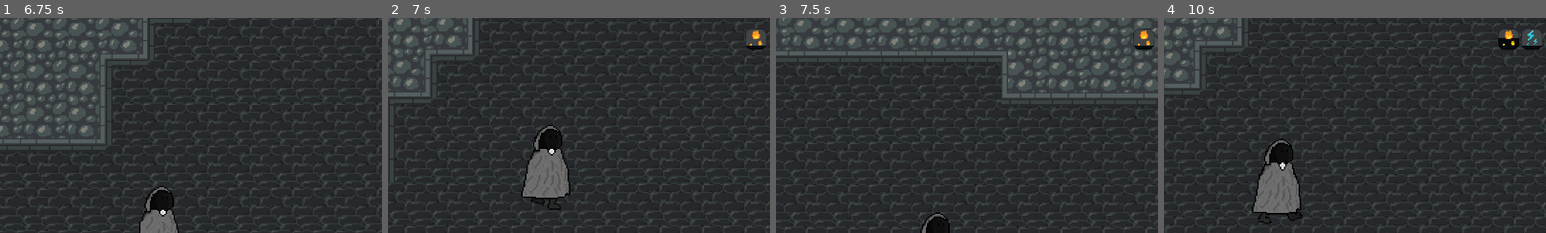
Above: before the commit, frames 1-4 (left to right).
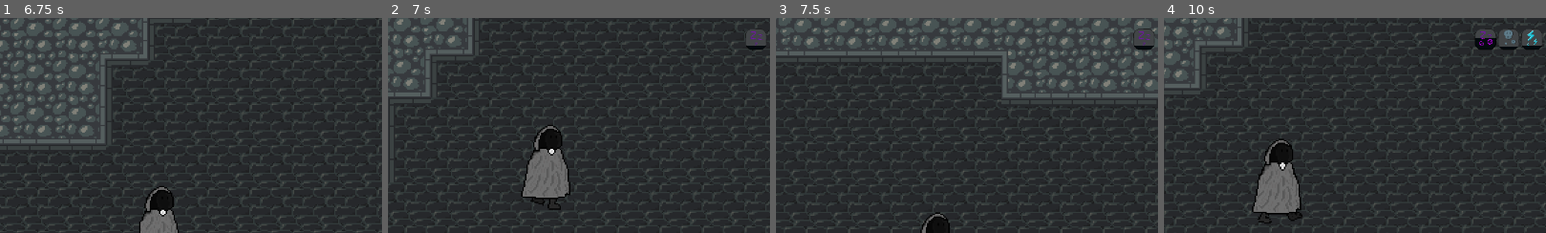
Above: after the commit, the same moments.

Repository: Orosemo/hit-n-run
Game: Godot game, scene res://scenes/test_env.tscn
The game is run twice, just before and just after one commit, with the same random seed, the same clock (stepped at 60 frames per second) and the same inputs.
Inputs:
- Up to frame 1 (6.75 s): hold Space (jump) 0.53-1.28 s; hold D (right) 0.53-2.03 s; tap Space (jump) at 1.35, 1.52, 1.82, 2.85, 3.02, 3.32, 4.35, 4.52, 4.82, 5.85, 6.02, 6.32 s; hold Space (jump) 2.03-2.78 s; hold A (left) 2.03-4.28 s; hold Space (jump) 3.53-4.28 s; hold D (right) from 4.28 s (still down); hold Space (jump) 5.03-5.78 s; hold Space (jump) from 6.53 s (still down)
- Up to frame 2 (7 s): keep holding D (right); keep holding Space (jump)
- Up to frame 3 (7.5 s): keep holding D (right); release Space (jump) at 7.28 s; tap Space (jump) at 7.35 s
- Up to frame 4 (10 s): tap Space (jump) at 7.52, 7.82, 8.85, 9.02, 9.32 s; release D (right) at 8.03 s; hold Space (jump) 8.03-8.78 s; hold A (left) 8.03-9.53 s; hold D (right) from 9.53 s (still down); hold Space (jump) from 9.53 s (still down)
The pictures show only the part of the screen within x 44-94%, y 0-50%; the shares and areas given below are measured in that part.

Frame 1 is identical in both runs. In frame 2, 0.1% of the frame differs, in the area x 94-98%, y 5-13%; in frame 3, 0.1%; in frame 4, 0.7%, in the area x 81-93%, y 5-15%.
Error before the commit: Invalid type in function 'check_if_status_effect' in base 'Resource (CurrentEffects)'. Cannot convert argument 1 from Nil to int. (res://scripts/resources/curr…

Commit message:
:construction: worked on shock status effect

Diff:
--- a/project.godot
+++ b/project.godot
@@ -18,6 +18,7 @@
 [autoload]
 
 GlobalVars="*uid://8owqvrkchebg"
+GlobalAssets="*uid://bdcw4r1fb15kn"
 
 [display]
 
--- a/scenes/test_env.tscn
+++ b/scenes/test_env.tscn
@@ -7,7 +7,7 @@
 
 [sub_resource type="Resource" id="Resource_wpndf"]
 script = ExtResource("4_lfx8k")
-id = null
+id = 3
 amount = 20.0
 metadata/_custom_type_script = "uid://bbgtujuks36s1"
 
@@ -29,7 +29,7 @@
 
 [sub_resource type="Resource" id="Resource_yltuv"]
 script = ExtResource("4_lfx8k")
-id = 4
+id = 7
 amount = 20.0
 strenght = 1.0
 metadata/_custom_type_script = "uid://bbgtujuks36s1"
--- a/scripts/components/effect_display.gd
+++ b/scripts/components/effect_display.gd
@@ -13,8 +13,8 @@
 	$ProgressBar.max_value = effect.capacity
 	$ProgressBar.value = effect.amount
 	if effect.active:
-		$ProgressBar.texture_under = load(effect.assets[effect.id]["active_empty"])
-		$ProgressBar.texture_progress = load(effect.assets[effect.id]["active_full"])
+		$ProgressBar.texture_under = load(GlobalAssets.status_effect_assets[effect.id]["active_empty"])
+		$ProgressBar.texture_progress = load(GlobalAssets.status_effect_assets[effect.id]["active_full"])
 	else:
-		$ProgressBar.texture_under = load(effect.assets[effect.id]["empty"])
-		$ProgressBar.texture_progress = load(effect.assets[effect.id]["full"])
+		$ProgressBar.texture_under = load(GlobalAssets.status_effect_assets[effect.id]["empty"])
+		$ProgressBar.texture_progress = load(GlobalAssets.status_effect_assets[effect.id]["full"])
--- a/scripts/components/status_effects.gd
+++ b/scripts/components/status_effects.gd
@@ -54,7 +54,8 @@
 							status_effect.executed = true
 					1: # shock
 						if not status_effect.executed:
-							pass
+							velocity.shocked = true
+							status_effect.executed = true
 					2: # frost
 						if not status_effect.executed:
 							stats.speed *= status_effect.strenght
@@ -67,7 +68,6 @@
 							stats.health = 5
 					4: # fire
 						stats.health -= status_effect.strenght
-						print("fire")
 					5: # regeneration
 						stats.health += status_effect.strenght
 					6: # sleep
@@ -76,7 +76,8 @@
 							status_effect.executed = true
 					7: # confusion
 						if not status_effect.executed:
-							pass
+							velocity.confused = true
+							status_effect.executed = true
 					8: # slowness
 						if not status_effect.executed:
 							stats.speed *= status_effect.strenght
@@ -104,7 +105,7 @@
 							stats.speed /= delta_status_effect.strenght
 					1: # shock
 						if delta_status_effect.executed:
-							pass
+							velocity.shocked = false
 					2: # frost
 						if delta_status_effect.executed:
 							stats.speed /= delta_status_effect.strenght
@@ -120,7 +121,7 @@
 							stats.speed /= delta_status_effect.strenght
 					7: # confusion
 						if delta_status_effect.executed:
-							pass
+							velocity.confused = false
 					8: # slowness
 						if delta_status_effect.executed:
 							stats.speed -= 1 / delta_status_effect.strenght
--- a/scripts/components/velocity.gd
+++ b/scripts/components/velocity.gd
@@ -3,27 +3,41 @@
 
 @export var characterbody: CharacterBody2D
 
-var shock = false
+# states
+var confused = false
+var shocked = false
+
+# flags
+var freeze = false
 
 # set velocities
 func set_velocity(direction: Vector2):
-	if not shock:
-		characterbody.velocity.x = direction.x
-		characterbody.velocity.y = direction.y
+	if not freeze:
+		if not confused:
+			characterbody.velocity.x = direction.x
+			characterbody.velocity.y = direction.y
+		else:
+			characterbody.velocity.x = -direction.x
+			characterbody.velocity.y = direction.y
 	else:
-		characterbody.velocity.x = -direction.x
-		characterbody.velocity.y = direction.y
+		characterbody.velocity = Vector2(0, 0)
 	characterbody.move_and_slide()
 
 func set_velocity_x(speed: float):
-	if not shock:
-		characterbody.velocity.x = speed
+	if not freeze:
+		if not confused:
+			characterbody.velocity.x = speed
+		else:
+			characterbody.velocity.x = -speed
 	else:
-		characterbody.velocity.x = -speed
+		characterbody.velocity = Vector2(0, characterbody.velocity.y)
 	characterbody.move_and_slide()
 
 func set_velocity_y(speed: float):
-	characterbody.velocity.y = speed
+	if not freeze:
+		characterbody.velocity.y = speed
+	else:
+		characterbody.velocity = Vector2(characterbody.velocity.x, 0)
 	characterbody.move_and_slide()
 
 # reset velocities
@@ -39,3 +53,17 @@
 func reset_velocity_y(speed: float):
 	characterbody.velocity.y = move_toward(characterbody.velocity.y, 0, speed)
 	characterbody.move_and_slide()
+
+func shock():
+	print("shock")
+	if shocked:
+		freeze = not freeze
+
+func _ready():
+	var timer = Timer.new()
+	timer.wait_time = 0.3
+	timer.one_shot = false
+	timer.timeout.connect(shock)
+	print("hmmm")
+	add_child(timer)
+	timer.start()
--- /dev/null
+++ b/scripts/globals/global_assets.gd
@@ -0,0 +1,65 @@
+extends Node
+var status_effect_assets = [
+	{
+	"full": "assets/atlas/effects/poison_full.tres",
+	"empty": "assets/atlas/effects/poison_empty.tres",
+	"active_empty": "assets/atlas/effects/poison_active_empty.tres",
+	"active_full": "assets/atlas/effects/poison_active_full.tres"
+	},{
+	"full": "assets/atlas/effects/shock_full.tres",
+	"empty": "assets/atlas/effects/shock_empty.tres",
+	"active_empty": "assets/atlas/effects/shock_active_empty.tres",
+	"active_full": "assets/atlas/effects/shock_active_full.tres"
+	},{
+	"full": "assets/atlas/effects/frost_full.tres",
+	"empty": "assets/atlas/effects/frost_empty.tres",
+	"active_empty": "assets/atlas/effects/frost_active_empty.tres",
+	"active_full": "assets/atlas/effects/frost_active_full.tres"
+	},{
+	"full": "assets/atlas/effects/death_full.tres",
+	"empty": "assets/atlas/effects/death_empty.tres",
+	"active_empty": "assets/atlas/effects/death_active_empty.tres",
+	"active_full": "assets/atlas/effects/death_active_full.tres"
+	},{
+	"full": "assets/atlas/effects/fire_full.tres",
+	"empty": "assets/atlas/effects/fire_empty.tres",
+	"active_empty": "assets/atlas/effects/fire_active_empty.tres",
+	"active_full": "assets/atlas/effects/fire_active_full.tres"
+	},{
+	"full": "assets/atlas/effects/regeneration_full.tres",
+	"empty": "assets/atlas/effects/regeneration_empty.tres",
+	"active_empty": "assets/atlas/effects/regeneration_active_empty.tres",
+	"active_full": "assets/atlas/effects/regeneration_active_full.tres"
+	},{
+	"full": "assets/atlas/effects/sleep_full.tres",
+	"empty": "assets/atlas/effects/sleep_empty.tres",
+	"active_empty": "assets/atlas/effects/sleep_active_empty.tres",
+	"active_full": "assets/atlas/effects/sleep_active_full.tres"
+	},{
+	"full": "assets/atlas/effects/confusion_full.tres",
+	"empty": "assets/atlas/effects/confusion_empty.tres",
+	"active_empty": "assets/atlas/effects/confusion_active_empty.tres",
+	"active_full": "assets/atlas/effects/confusion_active_full.tres"
+	},{
+	"full": "assets/atlas/effects/slowness_full.tres",
+	"empty": "assets/atlas/effects/slowness_empty.tres",
+	"active_empty": "assets/atlas/effects/slowness_active_empty.tres",
+	"active_full": "assets/atlas/effects/slowness_active_full.tres"
+	},{
+	"full": "assets/atlas/effects/speed_full.tres",
+	"empty": "assets/atlas/effects/speed_empty.tres",
+	"active_empty": "assets/atlas/effects/speed_active_empty.tres",
+	"active_full": "assets/atlas/effects/speed_active_full.tres"
+	},{
+	"full": "assets/atlas/effects/weakness_full.tres",
+	"empty": "assets/atlas/effects/weakness_empty.tres",
+	"active_empty": "assets/atlas/effects/weakness_active_empty.tres",
+	"active_full": "assets/atlas/effects/weakness_active_full.tres"
+	},{
+	"full": "assets/atlas/effects/strengh_full.tres",
+	"empty": "assets/atlas/effects/strengh_empty.tres",
+	"active_empty": "assets/atlas/effects/strengh_active_empty.tres",
+	"active_full": "assets/atlas/effects/strengh_active_full.tres"
+	},
+
+]
--- a/scripts/resources/current_effects.gd
+++ b/scripts/resources/current_effects.gd
@@ -3,17 +3,8 @@
 
 @export var current_status_effects: Dictionary[int, StatusEffect]
 
-var effects_sprites : Dictionary[int, String] = {
-	0: "res://assets/atlas/effects/poison.tres",
-	1: "res://assets/atlas/effects/fire.tres",
-	2: "res://assets/atlas/effects/regeneration.tres",
-	3: "res://assets/atlas/effects/death.tres",
-	4: "res://assets/atlas/effects/shock.tres"
-}
-
 func add_new_effect(new_effect: StatusEffect, capacity: float):
 	var id = new_effect.id
-	print(new_effect.amount)
 	if check_if_status_effect(id):
 		var current_status_effect = current_status_effects[id]
 		current_status_effect.capacity = capacity
@@ -23,13 +14,11 @@
 			if current_status_effect.amount + new_effect.amount > current_status_effect.capacity:
 				current_status_effect.amount = current_status_effect.capacity
 				current_status_effect.active = true
-				print("active")
 			else:
 				current_status_effect.amount += new_effect.amount
 				current_status_effect.active = false
 
 	else:
-		new_effect.sprite = effects_sprites[id]
 		new_effect.capacity = capacity
 		current_status_effects[id] = new_effect
 	return current_status_effects
--- a/scripts/resources/status_effect.gd
+++ b/scripts/resources/status_effect.gd
@@ -8,68 +8,3 @@
 var sprite: String
 var capacity: float
 var executed = false
-
-var assets = [
-    {
-    "full": "assets/atlas/effects/poison_full.tres",
-    "empty": "assets/atlas/effects/poison_empty.tres",
-    "active_empty": "assets/atlas/effects/poison_active_empty.tres",
-    "active_full": "assets/atlas/effects/poison_active_full.tres"
-    },{
-    "full": "assets/atlas/effects/shock_full.tres",
-    "empty": "assets/atlas/effects/shock_empty.tres",
-    "active_empty": "assets/atlas/effects/shock_active_empty.tres",
-    "active_full": "assets/atlas/effects/shock_active_full.tres"
-    },{
-    "full": "assets/atlas/effects/frost_full.tres",
-    "empty": "assets/atlas/effects/frost_empty.tres",
-    "active_empty": "assets/atlas/effects/frost_active_empty.tres",
-    "active_full": "assets/atlas/effects/frost_active_full.tres"
-    },{
-    "full": "assets/atlas/effects/death_full.tres",
-    "empty": "assets/atlas/effects/death_empty.tres",
-    "active_empty": "assets/atlas/effects/death_active_empty.tres",
-    "active_full": "assets/atlas/effects/death_active_full.tres"
-    },{
-    "full": "assets/atlas/effects/fire_full.tres",
-    "empty": "assets/atlas/effects/fire_empty.tres",
-    "active_empty": "assets/atlas/effects/fire_active_empty.tres",
-    "active_full": "assets/atlas/effects/fire_active_full.tres"
-    },{
-    "full": "assets/atlas/effects/regeneration_full.tres",
-    "empty": "assets/atlas/effects/regeneration_empty.tres",
-    "active_empty": "assets/atlas/effects/regeneration_active_empty.tres",
-    "active_full": "assets/atlas/effects/regeneration_active_full.tres"
-    },{
-    "full": "assets/atlas/effects/sleep_full.tres",
-    "empty": "assets/atlas/effects/sleep_empty.tres",
-    "active_empty": "assets/atlas/effects/sleep_active_empty.tres",
-    "active_full": "assets/atlas/effects/sleep_active_full.tres"
-    },{
-    "full": "assets/atlas/effects/confusion_full.tres",
-    "empty": "assets/atlas/effects/confusion_empty.tres",
-    "active_empty": "assets/atlas/effects/confusion_active_empty.tres",
-    "active_full": "assets/atlas/effects/confusion_active_full.tres"
-    },{
-    "full": "assets/atlas/effects/slowness_full.tres",
-    "empty": "assets/atlas/effects/slowness_empty.tres",
-    "active_empty": "assets/atlas/effects/slowness_active_empty.tres",
-    "active_full": "assets/atlas/effects/slowness_active_full.tres"
-    },{
-    "full": "assets/atlas/effects/speed_full.tres",
-    "empty": "assets/atlas/effects/speed_empty.tres",
-    "active_empty": "assets/atlas/effects/speed_active_empty.tres",
-    "active_full": "assets/atlas/effects/speed_active_full.tres"
-    },{
-    "full": "assets/atlas/effects/weakness_full.tres",
-    "empty": "assets/atlas/effects/weakness_empty.tres",
-    "active_empty": "assets/atlas/effects/weakness_active_empty.tres",
-    "active_full": "assets/atlas/effects/weakness_active_full.tres"
-    },{
-    "full": "assets/atlas/effects/strengh_full.tres",
-    "empty": "assets/atlas/effects/strengh_empty.tres",
-    "active_empty": "assets/atlas/effects/strengh_active_empty.tres",
-    "active_full": "assets/atlas/effects/strengh_active_full.tres"
-    },
-
-]
Not shown, added: scripts/globals/global_assets.gd.uid
